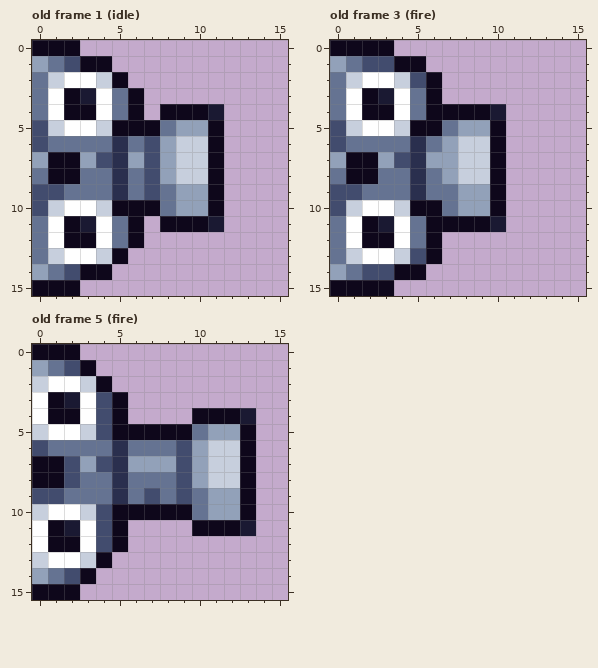
One commit to this pixel-art file: BurningKnight/Content/Animations/ice_crawler.ase. That is the earlier state.
16x16 pixels, 6 frames. Shown: old frame 1 (idle), old frame 3 (fire), old frame 5 (fire). The commit also changed other frames, which this record leaves out.
Now the later version:
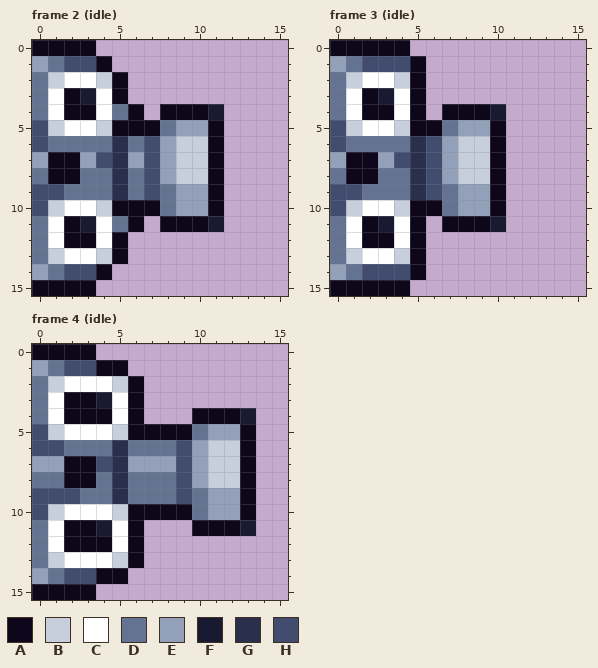
Palette (. is transparent): A #0e071b  B #c7cfdd  C #ffffff  D #657392  E #92a1b9  F #1a1932  G #2a2f4e  H #424c6e
A new or re-ordered frame is compared with the old frame closest to it.
What changed:
frames 6 -> 11
Frame 2 (idle) is new; against old frame 1 (idle):
Colour A is added in row 0 at x 3; in row 15 at x 3.
Colour A replaces colour D in row 3 at x 5; in row 12 at x 5.
Colour H replaces colour A in row 1 at x 3; in row 14 at x 3.
Colour A is removed in row 3 at x 6; in row 12 at x 6.
Frame 3 (idle) is new; against old frame 3 (fire):
Colour A is added in row 0 at x 4; in row 15 at x 4.
Colour A replaces colour D in rows 3 to 4 at x 5; in rows 11 to 12 at x 5.
Colour A replaces colour H in row 2 at x 5; in row 13 at x 5.
Colour H replaces colour A in row 1 at x 4; in row 14 at x 4.
Colour H replaces colour D in row 6 at x 6; in rows 8 to 9 at x 6.
Colour H replaces colour E in row 7 at x 6.
Colour A is removed in rows 2 to 4 at x 6; in rows 11 to 13 at x 6.
Frame 4 (idle) is new; against old frame 5 (fire):
Colour A is added in row 0 at x 3; in row 1 at x 4 to 5; in rows 2 to 4 at x 6; in rows 11 to 13 at x 6; in row 14 at x 4 to 5; in row 15 at x 3.
Colour A replaces colour C in rows 3 to 4 at x 3; in rows 11 to 12 at x 3.
Colour A replaces colour D in row 8 at x 3.
Colour A replaces colour E in row 7 at x 3.
Colour A replaces colour F in row 3 at x 2; in row 11 at x 2.
Colour A replaces colour H in row 4 at x 4; in rows 7 to 8 at x 2; in row 12 at x 4.
Colour B is added in row 2 at x 5; in row 13 at x 5.
Colour B replaces colour A in row 5 at x 5; in row 10 at x 5.
Colour B replaces colour C in row 2 at x 1; in row 5 at x 1; in row 10 at x 1; in row 13 at x 1.
Colour C replaces colour A in row 2 at x 4; in rows 3 to 4 at x 1 and 5; in rows 11 to 12 at x 1 and 5; in row 13 at x 4.
Colour C replaces colour B in row 2 at x 3; in row 5 at x 3; in row 10 at x 3; in row 13 at x 3.
Colour C replaces colour H in row 5 at x 4; in row 10 at x 4.
Colour D replaces colour A in row 8 at x 0 to 1.
Colour D replaces colour B in row 2 at x 0; in row 13 at x 0.
Colour D replaces colour C in rows 3 to 4 at x 0; in rows 11 to 12 at x 0.
Colour D replaces colour H in row 9 at x 7.
Colour E replaces colour A in row 7 at x 0 to 1.
Colour F replaces colour H in row 3 at x 4; in row 11 at x 4.
Colour H replaces colour A in row 1 at x 3; in row 14 at x 3.
Colour H replaces colour B in row 5 at x 0; in row 10 at x 0.
Colour H replaces colour D in row 6 at x 1; in row 9 at x 2.
Changed places in both pictures, as pixel boxes (x1, y1, x2, y2):
changed: (80, 40, 144, 104)
changed: (80, 232, 144, 296)
changed: (394, 40, 442, 296)
changed: (32, 344, 160, 600)
